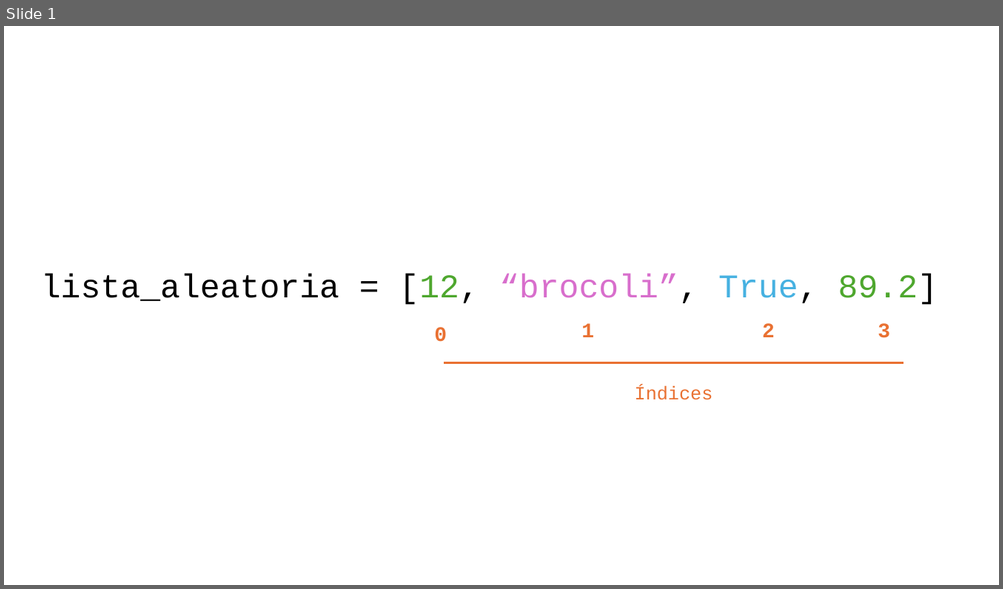
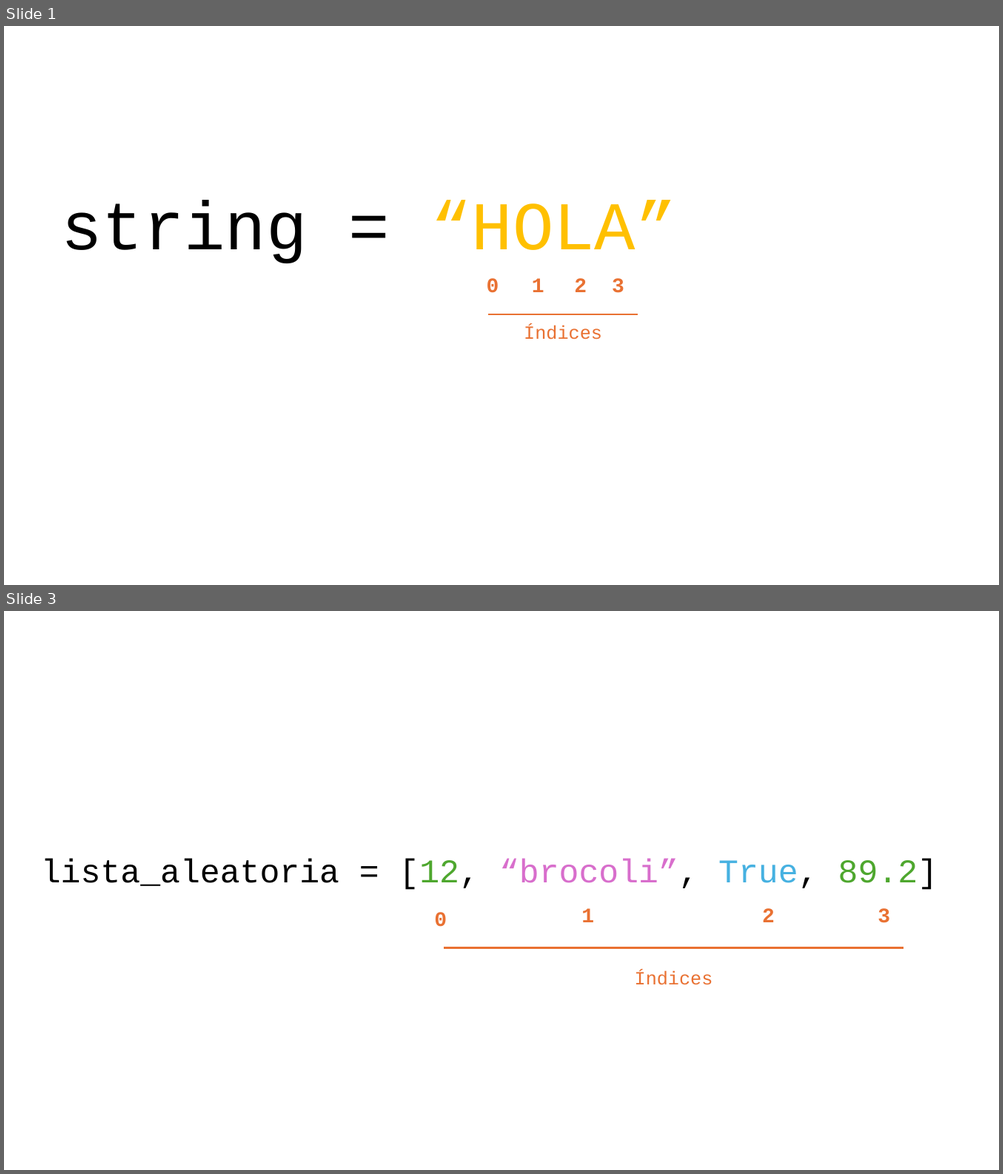
Before and after one commit to Hack-io-Data/Imagenes, a slide deck: 02-Imagenes/Python_básico/PowerPointImagenes.pptx. Shown one above the other, each under a label of ours: slide 1 before the commit, slides 1 and 3 after it; the slides between them are not shown. The pictures are 1003x589 and 1003x1174 pixels, drawn with LibreOffice and Linux fonts; fonts in the diff are those of the drawing. Boxes give left, top, right and bottom in pixels: in the first picture for what was removed or moved away, otherwise in the second. Text is boxed around its words. In the diff, an @@ line names an element or a change of style, - is before the commit and + after.

```diff
--- a/02-Imagenes/Python_básico/PowerPointImagenes.pptx
+++ b/02-Imagenes/Python_básico/PowerPointImagenes.pptx
@@ slide 1 added at [4,26,999,585], background #FFFFFF @@
@@ group added at [42,91,934,436]: 6 texts, 1 rectangle, 1 line @@
+string = “HOLA”
+0
+2
+1
+3
+Índices
@@ what was slide 1 is now slide 3 @@
```
Also in this commit, not shown: 1 other slide added, 2 other files.
